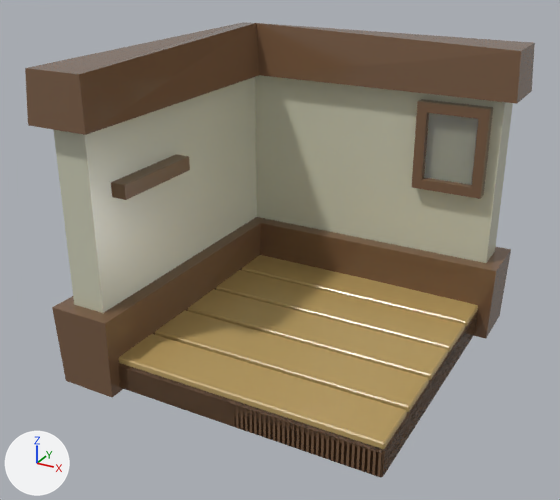
Renders of the Blender file project/data/stanzetta/stanzetta.blend from each side of a commit.
Both versions are drawn from a 50 mm lens placed at (8.81, -17.62, 10.99), pointed at (-0.8, -0.15, 2.25). The axes (+X, +Y, +Z) are drawn at lower left. The lights are the same throughout.
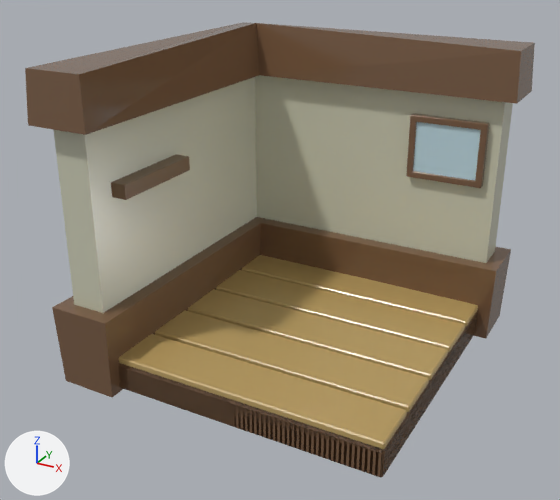
The change, as a list of edits to the scene's bpy script:
```text
Add mat_vetro:
    mat_vetro = principled_material('vetro')
    mat_vetro.base_color = (0.519, 0.709, 0.8)  # blue #bfdbe7
Add mat_foto:
    mat_foto = principled_material('foto')
    mat_foto.base_color = (0.8, 0.8, 0.8)  # white #e7e7e7
Change me_cube_001:
    where me_cube_001.from_pydata(...)  # 108 vertices, 84 faces; spans x -1.35..1.1, y -1.35..1.1, z -0.32..1.94
    used by ob_cube; location = (0.0, 0.0, 0.0); rotation_euler = (0.0, 0.0, -1.571), in degrees (0, 0, -90); scale = (4.0, 4.0, 4.0)
    me_cube_001 part 1: the loose piece of 16 vertices spanning x -1.02..-0.91, y 0.4..0.92, z 0.84..1.49 is deleted
    me_cube_001 part 2: the loose piece of 4 vertices spanning x -0.98, y 0.45..0.87, z 0.9..1.43 is deleted
Add me_cube_003:
    me_cube_003.from_pydata([(-0.965, 0.389, 0.949), (-0.965, 0.389, 1.327), (-0.965, 0.864, 1.327), (-0.965, 0.864, 0.949)], [], [(0, 3, 2, 1)])
    me_cube_003.materials.append(mat_vetro)  # blue #bfdbe7
Add me_cube_002:
    me_cube_002.from_pydata(...)  # 20 vertices, 18 faces; spans x -1.049..-0.949, y 0.342..0.911, z 0.902..1.374
    # faces by material slot: [17, 1]
    me_cube_002.materials.append(mat_tb_wall)  # brown #775940
    me_cube_002.materials.append(mat_foto)  # its picture is missing
Add ob_vetro:
    ob_vetro = bpy.data.objects.new('vetro', me_cube_003)
    ob_vetro.location = (0.0, 0.0, 0.0)
    ob_vetro.rotation_euler = (0.0, 0.0, -1.571)  # degrees (0, 0, -90)
    ob_vetro.scale = (4.0, 4.0, 4.0)
    _m = ob_vetro.modifiers.new('Bevel', 'BEVEL')
    _m.width = 0.01
    _m.width_pct = 0.01
    _m.segments = 8
Add ob_quadro:
    ob_quadro = bpy.data.objects.new('quadro', me_cube_002)
    ob_quadro.location = (0.0, 0.0, 0.0)
    ob_quadro.rotation_euler = (0.0, 0.0, -1.571)  # degrees (0, 0, -90)
    ob_quadro.scale = (4.0, 4.0, 4.0)
    _m = ob_quadro.modifiers.new('Bevel', 'BEVEL')
    _m.width = 0.01
    _m.width_pct = 0.01
    _m.segments = 8
```

Where the change shows, as pixel boxes [x1, y1, x2, y2] in the pictures (560 x 500 px):
'vetro', added: after [413, 122, 481, 181]
'quadro', added (brown): after [406, 113, 490, 188]
part 1 of me_cube_001, deleted (brown): before [411, 99, 493, 199]
part 2 of me_cube_001, deleted: before [424, 113, 478, 185]
